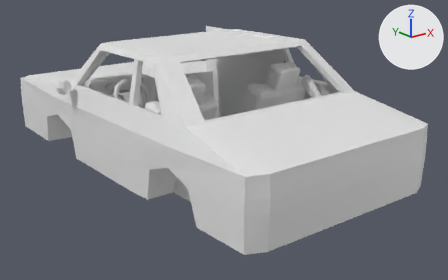
Renders of the glTF model src/assets/models/taxi.gltf from each side of a commit.
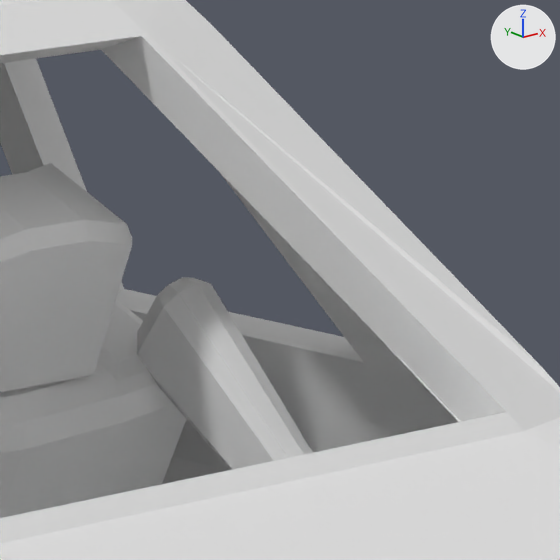
Each version appears first whole from a camera (50 mm lens) standing at (-6.11, -8.0, 2.59) and looking at (0.3, 0.01, -0.62), and next in a close-up on the part from 63% to 79% of the width and 15% to 39% of the height. Arrows for +X, +Y and +Z are at upper right; the lights stay in place. Where no turn or scale is listed for an object, it has been applied to the vertices.

Objects in the first close-up: 'gun', 'passengerSeat_Back', 'taxiShell'.
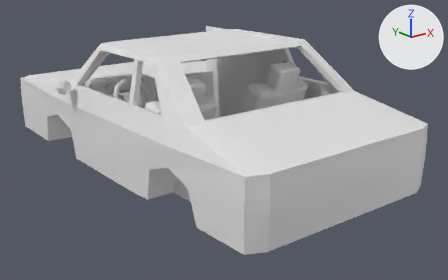
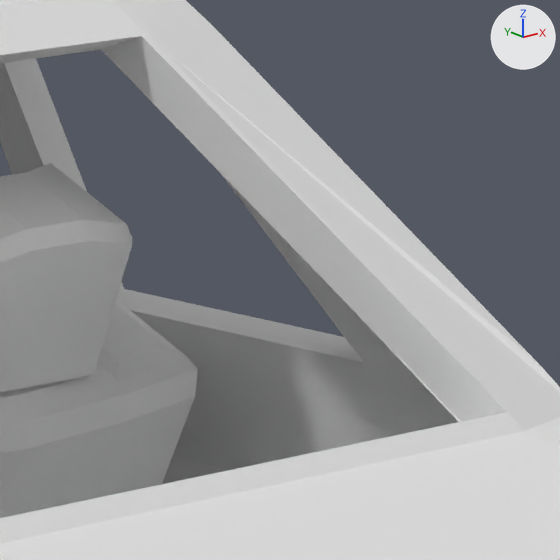
Changed parts and their boxes (x1, y1, x2, y2) in the close-ups (560 x 560 px):
'gun', deleted: before (136, 277, 313, 470)

Edits to the bpy script that builds the scene:
```text
Remove ob_gun:
    ob_gun = bpy.data.objects.new('gun', me_cube_016)
    ob_gun.location = (1.406, -1.874, -0.262)
```
